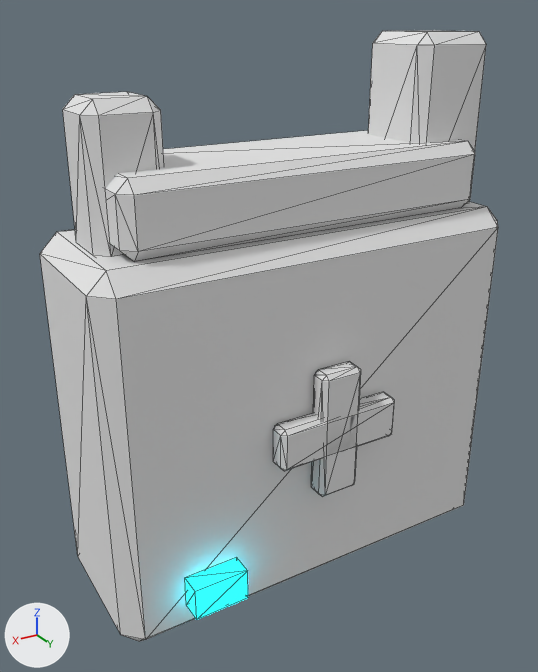
Before and after pictures for a commit that changed the glTF model public/assets/crew/human/slots/gear.back.medic_pack.glb.
One viewpoint serves both versions: a camera (50 mm lens) standing at (0.342, 0.541, 0.333) and looking at (0.019, 0.004, 0.064). Lighting does not change. The marker at lower left points along +X, +Y and +Z. The older version comes first. Mesh edges are drawn as thin lines. Where no turn or scale is listed for an object, it has been applied to the vertices. Vertices at exactly the same position are counted once.

The first picture shows 'socket.back@medic_pack.base', 'socket.back@medic_pack.emissive.cyan'.
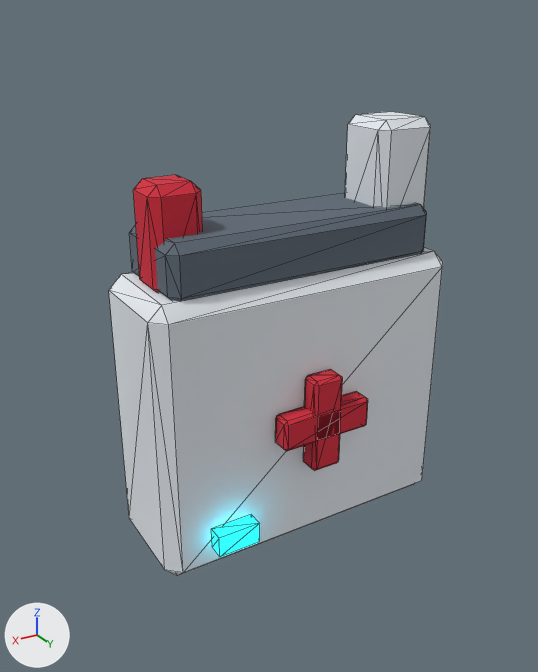
What changed in the scene script:
```text
Change mat_base:
    add n2 = _N.new('ShaderNodeVertexColor'); n2.name = 'Color Attribute'
    where n0 = _N.new('ShaderNodeBsdfPrincipled'); n0.name = 'Principled BSDF'
    add _L.new(n2.outputs[0], n0.inputs[0])  # 'Color' to 'Base Color'
Change me_socket_back_medic_pack_base:
    used by ob_socket_back_medic_pack_base; location = (0.0, 0.0, 0.0)
    remove me_socket_back_medic_pack_base.from_pydata(...)  # 144 vertices, 264 faces; spans x -0.2..0.2, y -0.075..0.095, z -0.17..0.32
    add me_socket_back_medic_pack_base.from_pydata(...)  # 144 vertices, 264 faces; spans x -0.15..0.15, y -0.055..0.075, z -0.13..0.25
    me_socket_back_medic_pack_base part 1: the loose piece of 24 vertices spanning x -0.2..0.2, y -0.075..0.075, z -0.17..0.17 is scaled about its middle by (0.75, 0.731, 0.766)
    me_socket_back_medic_pack_base part 2: the loose piece of 24 vertices spanning x -0.06..0.06, y 0.075..0.095, z -0.02..0.02 is scaled about its middle by (0.75, 1.07, 0.75), then moved by (0.0, -0.02, 0.0)
    me_socket_back_medic_pack_base part 3: the loose piece of 24 vertices spanning x -0.02..0.02, y 0.075..0.095, z -0.06..0.06 is scaled about its middle by (0.75, 1.07, 0.75), then moved by (0.0, -0.02, 0.0)
    me_socket_back_medic_pack_base part 4: the loose piece of 24 vertices spanning x -0.17..0.17, y -0.06..0.06, z 0.17..0.23 is scaled about its middle by (0.763, 0.744, 0.841), then moved by (0.0, 0.0, -0.05)
    me_socket_back_medic_pack_base part 5: the loose piece of 24 vertices spanning x -0.19..-0.11, y -0.04..0.04, z 0.16..0.32 is scaled about its middle by (0.741, 0.741, 0.746), then moved by (0.04, 0.0, -0.05)
    me_socket_back_medic_pack_base part 6: the loose piece of 24 vertices spanning x 0.12..0.18, y -0.03..0.03, z 0.16..0.28 is scaled about its middle by (0.738, 0.738, 0.744), then moved by (-0.04, 0.0, -0.05)
    me_socket_back_medic_pack_base part 7: vertex colours changed
Change me_socket_back_medic_pack_emissive_cyan:
    used by ob_socket_back_medic_pack_emissive_cyan; location = (0.0, 0.0, 0.0)
    remove me_socket_back_medic_pack_emissive_cyan.from_pydata(...)  # 8 vertices, 12 faces; spans x 0.095..0.145, y 0.075..0.095, z -0.135..-0.105
    add me_socket_back_medic_pack_emissive_cyan.from_pydata(...)  # 8 vertices, 12 faces; spans x 0.07..0.11, y 0.0575..0.0725, z -0.1..-0.08
    me_socket_back_medic_pack_emissive_cyan part 8: the whole mesh is scaled about its middle by (0.8, 0.75, 0.667), then moved by (-0.03, -0.02, 0.03)
```

Location of each change, [x1, y1, x2, y2] in pixels of the pictures (538 x 672 px; the box of a moved part takes in the faces that stretch with it):
'socket.back@medic_pack.base', recoloured, reshaped (27% narrower, 24% shorter): before [40, 30, 498, 642]; after [109, 112, 443, 576]
'socket.back@medic_pack.emissive.cyan', moved, rescaled (22% narrower, 32% shorter): before [185, 558, 248, 620]; after [211, 515, 260, 557]
part 1 of me_socket_back_medic_pack_base, moved or reshaped: before [40, 202, 498, 642]; after [109, 248, 443, 576]
part 2 of me_socket_back_medic_pack_base, moved or reshaped: before [273, 392, 395, 471]; after [275, 391, 368, 451]
part 3 of me_socket_back_medic_pack_base, moved or reshaped: before [311, 362, 361, 497]; after [303, 369, 343, 471]
part 4 of me_socket_back_medic_pack_base, moved or reshaped: before [105, 130, 475, 262]; after [129, 193, 427, 301]
part 5 of me_socket_back_medic_pack_base, moved or reshaped: before [368, 30, 486, 203]; after [345, 112, 431, 208]
part 6 of me_socket_back_medic_pack_base, moved or reshaped: before [63, 92, 164, 257]; after [133, 175, 203, 293]
